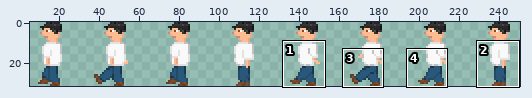
Two versions of one sprite sheet, Sprites/Characters/NPC_Male2_left.png. The picture above shows the old version from afar; the outline marks the close-up.
Close-up. Before the commit:
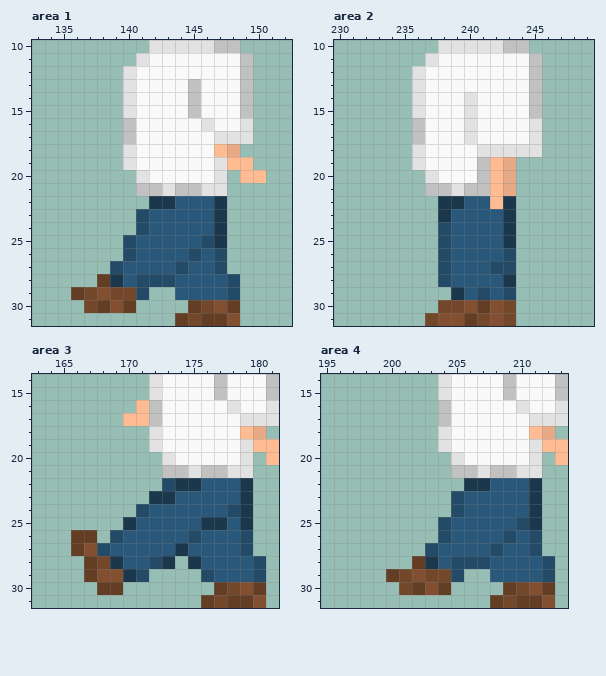
The file is 256x32 pixels. Shown: area 1: x 133..152, y 10..31; area 2: x 230..249, y 10..31; area 3: x 163..181, y 14..31; area 4: x 195..213, y 14..31. The wide view leaves out empty margins. The commit also changed other parts of the picture, which this record leaves out.
The result:
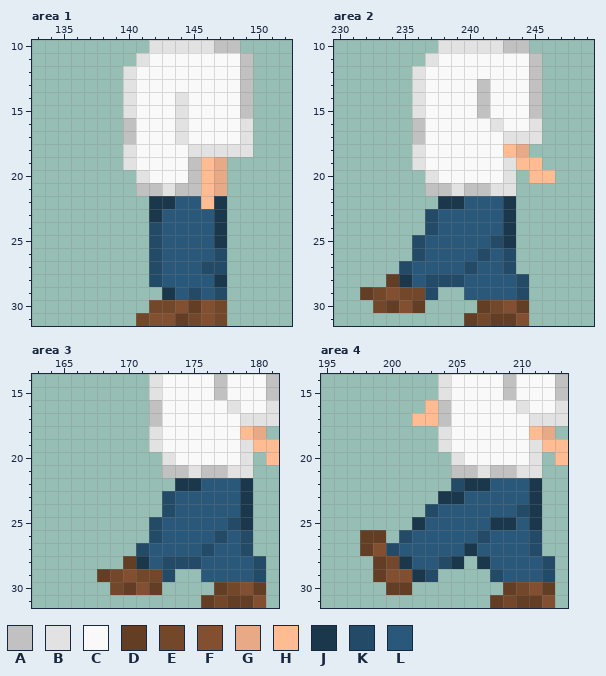
Palette (. is transparent): A #c1c1c1  B #e2e2e2  C #f9f9f9  D #633d24  E #72472a  F #825030  G #e8aa86  H #ffbc93  J #1a374c  K #234b68  L #29587a
The exact change:
--- area 1
@@ x 133..152 @@
 12 .......BCCCCCCCCA...
-13 .......BCCCCACCCA...
-14 .......BCCCCACCCA...
-15 .......BCCCCACCCA...
-16 .......ACCCCCBCCB...
-17 .......ACCCCCCBBB...
-18 .......BCCCCCCHG....
-19 .......BCCCCCCBHH...
-20 ........BCCCCCB.HH..
-21 ........AABAABB.....
-22 .........JJLLLJ.....
-23 ........KLLLLLJ.....
-24 ........KLLLLLJ.....
-25 .......KLLLLLKJ.....
-26 .......KLLLLKLK.....
-27 ......KLLLLKLLK.....
-28 .....DJLKKKLLLLK....
-29 ...DEFEEK..LLLLK....
-30 ....EDFD....DEFD....
-31 ...........DEDDF....
+13 .......BCCCCCCCCA...
+14 .......BCCCBCCCCA...
+15 .......BCCCBCCCCA...
+16 .......ACCCBCCCCB...
+17 .......ACCCBCCCCB...
+18 .......BCCCCBBBBB...
+19 .......BCCCCAHG.....
+20 ........BCCCAHG.....
+21 ........AABAAHG.....
+22 .........JJLLHJ.....
+23 .........JLLLLJ.....
+24 .........KLLLLJ.....
+25 .........KLLLLJ.....
+26 .........KLLLLK.....
+27 .........KLLLKK.....
+28 .........KLLLLJ.....
+29 ..........JLKLK.....
+30 .........EEFDFE.....
+31 ........EFFDEFE.....
--- area 2
@@ x 230..249 @@
 12 ......BCCCCCCCCA....
-13 ......BCCCCCCCCA....
-14 ......BCCCBCCCCA....
-15 ......BCCCBCCCCA....
-16 ......ACCCBCCCCB....
-17 ......ACCCBCCCCB....
-18 ......BCCCCBBBBB....
-19 ......BCCCCAHG......
-20 .......BCCCAHG......
-21 .......AABAAHG......
-22 ........JJLLHJ......
-23 ........JLLLLJ......
-24 ........KLLLLJ......
-25 ........KLLLLJ......
-26 ........KLLLLK......
-27 ........KLLLKK......
-28 ........KLLLLJ......
-29 .........JLKLK......
-30 ........EEFDFE......
-31 .......EFFDEFE......
+13 ......BCCCCACCCA....
+14 ......BCCCCACCCA....
+15 ......BCCCCACCCA....
+16 ......ACCCCCBCCB....
+17 ......ACCCCCCBBB....
+18 ......BCCCCCCHG.....
+19 ......BCCCCCCBHH....
+20 .......BCCCCCB.HH...
+21 .......AABAABB......
+22 ........JJLLLJ......
+23 .......KLLLLLJ......
+24 .......KLLLLLJ......
+25 ......KLLLLLKJ......
+26 ......KLLLLKLK......
+27 .....KLLLLKLLK......
+28 ....DJLKKKLLLLK.....
+29 ..DEFEEK..LLLLK.....
+30 ...EDFD....DEFD.....
+31 ..........DEDDF.....
--- area 3
@@ x 168..173 @@
 15 ....BC
-16 ...HAC
-17 ..HHAC
+16 ....AC
+17 ....AC
 18 ....BC
@@ x 163..181 @@
 21 ..........AABAABB..
-22 ..........KJJLLLJ..
-23 .........JJLLLLLJ..
-24 ........KLLLLLLKJ..
-25 .......JLLLLLJJLJ..
-26 ...DD.KLLLLLKLLLK..
-27 ...DFKLLLLLJLLLLK..
-28 ....DEJLLKJ.JLLLLK.
-29 ....DFFJK....KLLLK.
-30 .....DD.......DEFD.
+22 ...........JJLLLJ..
+23 ..........KLLLLLJ..
+24 ..........KLLLLLJ..
+25 .........KLLLLLKJ..
+26 .........KLLLLKLK..
+27 ........KLLLLKLLK..
+28 .......DJLKKKLLLLK.
+29 .....DEFEEK..LLLLK.
+30 ......EDFD....DEFD.
 31 .............DEDDF.
--- area 4
@@ x 200..205 @@
 15 ....BC
-16 ....AC
-17 ....AC
+16 ...HAC
+17 ..HHAC
 18 ....BC
@@ x 195..213 @@
 21 ..........AABAABB..
-22 ...........JJLLLJ..
-23 ..........KLLLLLJ..
-24 ..........KLLLLLJ..
-25 .........KLLLLLKJ..
-26 .........KLLLLKLK..
-27 ........KLLLLKLLK..
-28 .......DJLKKKLLLLK.
-29 .....DEFEEK..LLLLK.
-30 ......EDFD....DEFD.
+22 ..........KJJLLLJ..
+23 .........JJLLLLLJ..
+24 ........KLLLLLLKJ..
+25 .......JLLLLLJJLJ..
+26 ...DD.KLLLLLKLLLK..
+27 ...DFKLLLLLJLLLLK..
+28 ....DEJLLKJ.JLLLLK.
+29 ....DFFJK....KLLLK.
+30 .....DD.......DEFD.
 31 .............DEDDF.
Pixel boxes of the changes (left, top, right, bottom) in both close-ups:
changed: (71, 79, 266, 326)
changed: (360, 79, 555, 326)
changed: (71, 400, 240, 595)
changed: (360, 400, 529, 595)
